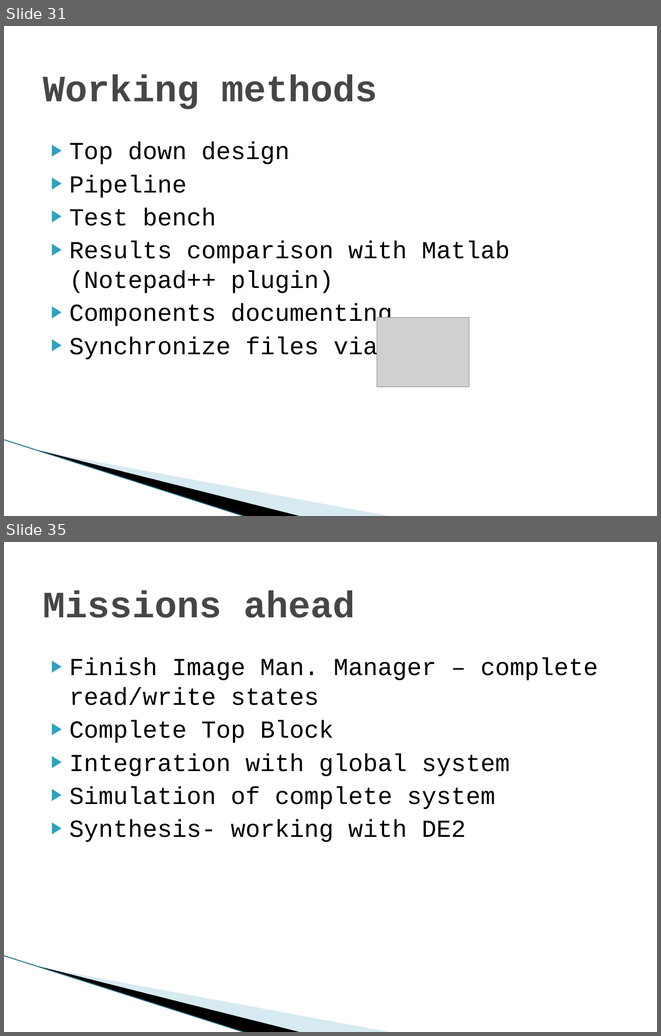
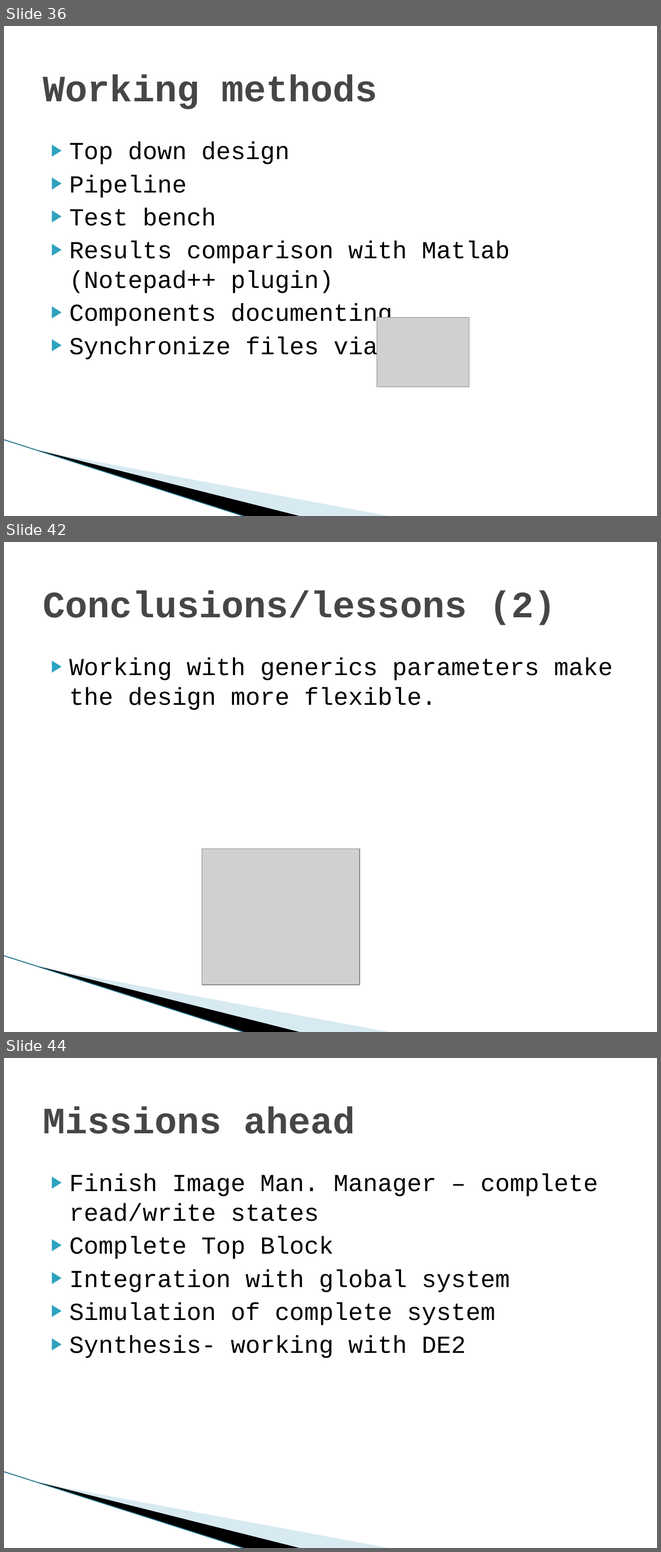
Before and after one commit to shizzz88/image-rotation-technion-ee, a slide deck: Presentation/Final_part_A_Presentation.pptx. Shown one above the other, each under a label of ours: slides 31 and 35 before the commit, slides 36, 42 and 44 after it; the slides between them are not shown. The pictures are 661x1036 and 661x1552 pixels, drawn with LibreOffice and Linux fonts; fonts in the diff are those of the drawing; grey boxes stand for pictures; background and template pictures are left out. Boxes give left, top, right and bottom in pixels: in the first picture for what was removed or moved away, otherwise in the second. Text is boxed around its words. In the diff, an @@ line names an element or a change of style, - is before the commit and + after.

```diff
--- a/Presentation/Final_part_A_Presentation.pptx
+++ b/Presentation/Final_part_A_Presentation.pptx
@@ slide 42 added at (x1=4, y1=542, x2=657, y2=1032), background #FFFFFF; not listed: 3 template elements that a slide beside it also shows @@
@@ title added at (x1=43, y1=590, x2=556, y2=625), 41 pt, text #464646, bold @@
+Conclusions/lessons (2)
@@ text added at (x1=69, y1=658, x2=613, y2=710), 27 pt, text #000000 @@
+▶ Working with generics parameters make the design more flexible.
@@ picture added at (x1=202, y1=848, x2=360, y2=984) @@
@@ what was slide 31 is now slide 36 @@
@@ what was slide 35 is now slide 44 @@
```
Also in this commit, not shown: 5 slides changed, 8 other slides added, 10 other files.
